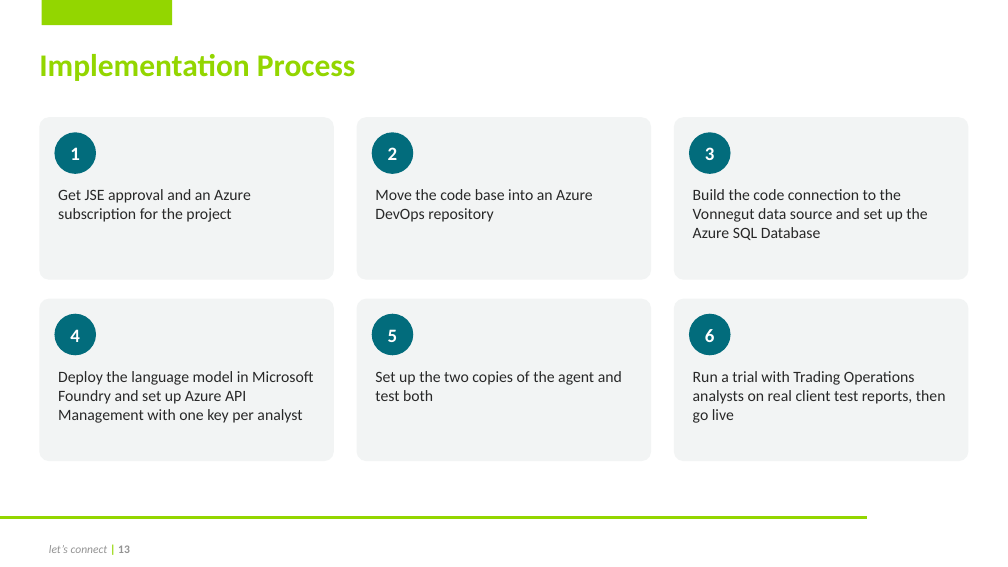
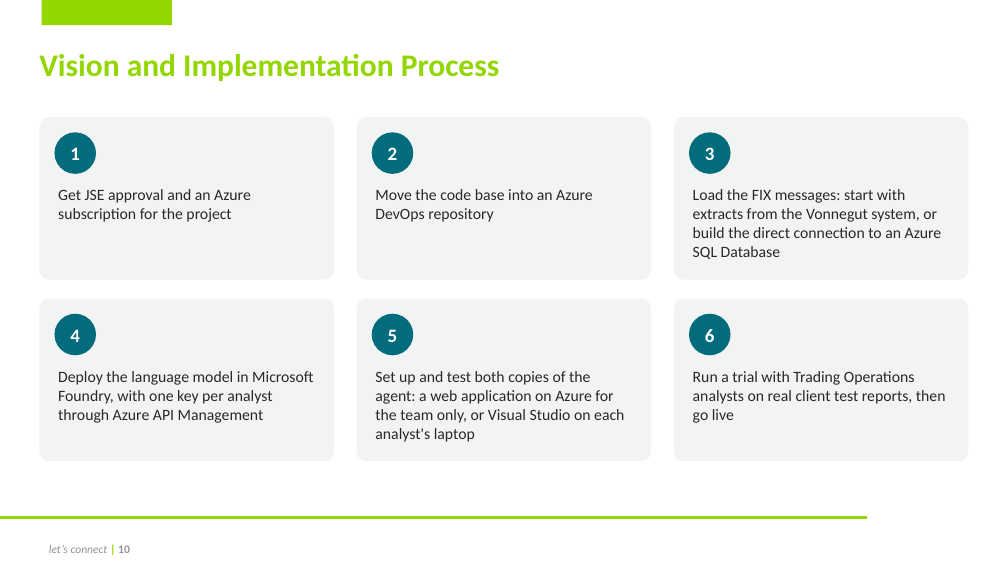
Before and after one commit to MainDevWork/Trading_Conformance_Agent, a slide deck: slide 10 of Documents/Trading_Conformance_Agent_Pitch.pptx (slide 13 before the commit). Drawn at 1008x567 pixels with LibreOffice and Linux fonts; fonts in the diff are those of the drawing; background and template pictures are left out. Boxes give left, top, right and bottom in pixels: in the first picture for what was removed or moved away, otherwise in the second. Text is boxed around its words. In the diff, an @@ line names an element or a change of style, - is before the commit and + after.

```diff
--- a/Documents/Trading_Conformance_Agent_Pitch.pptx
+++ b/Documents/Trading_Conformance_Agent_Pitch.pptx
@@ title at box(39, 54, 500, 81): text changed @@
-Implementation Process
+Vision and Implementation Process
@@ text at box(693, 189, 942, 259): text changed @@
-Build the code connection to the Vonnegut data source and set up the Azure SQL Database
+Load the FIX messages: start with extracts from the Vonnegut system, or build the direct connection to an Azure SQL Database
@@ text at box(58, 371, 313, 423): text changed @@
-Deploy the language model in Microsoft Foundry and set up Azure API Management with one key per analyst
+Deploy the language model in Microsoft Foundry, with one key per analyst through Azure API Management
@@ text at box(375, 371, 624, 442): text changed @@
-Set up the two copies of the agent and test both
+Set up and test both copies of the agent: a web application on Azure for the team only, or Visual Studio on each analyst's laptop
```
Also in this commit, not shown: 1 slide added, 5 slides removed, 1 other file.
